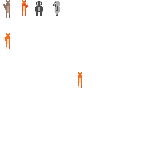
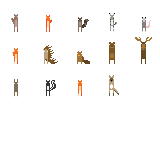
Layers edited between the first and the second 160px x 160px image:
painted on "Layer 3" over (4, 13, 152, 97)
removed layer "Layer 2" over (3, 0, 82, 88)
